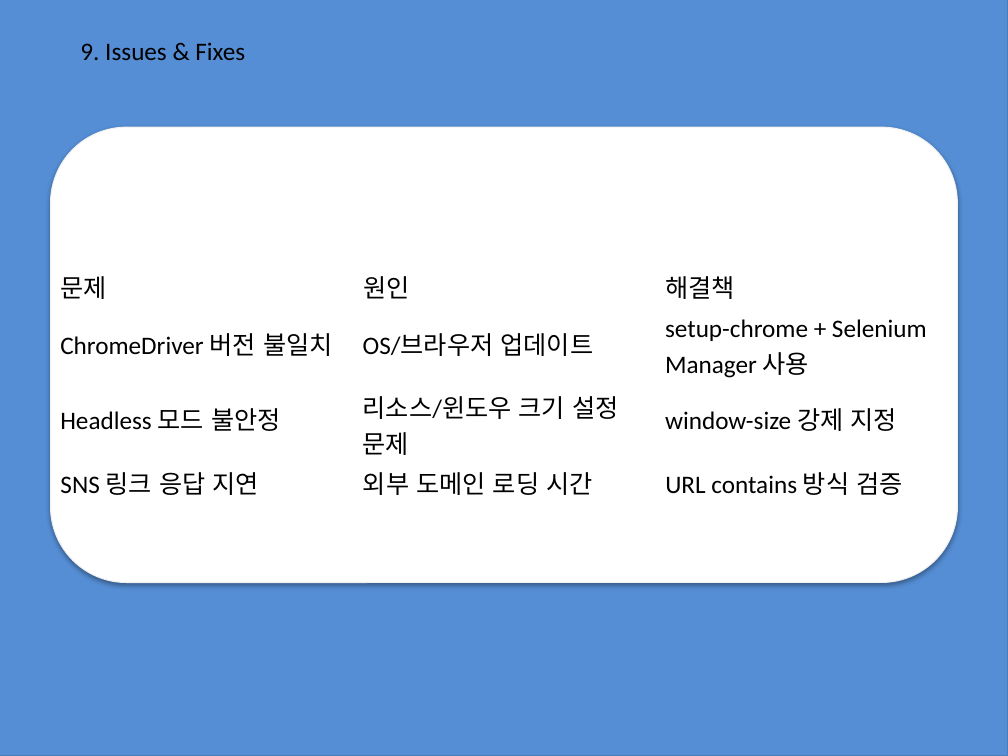
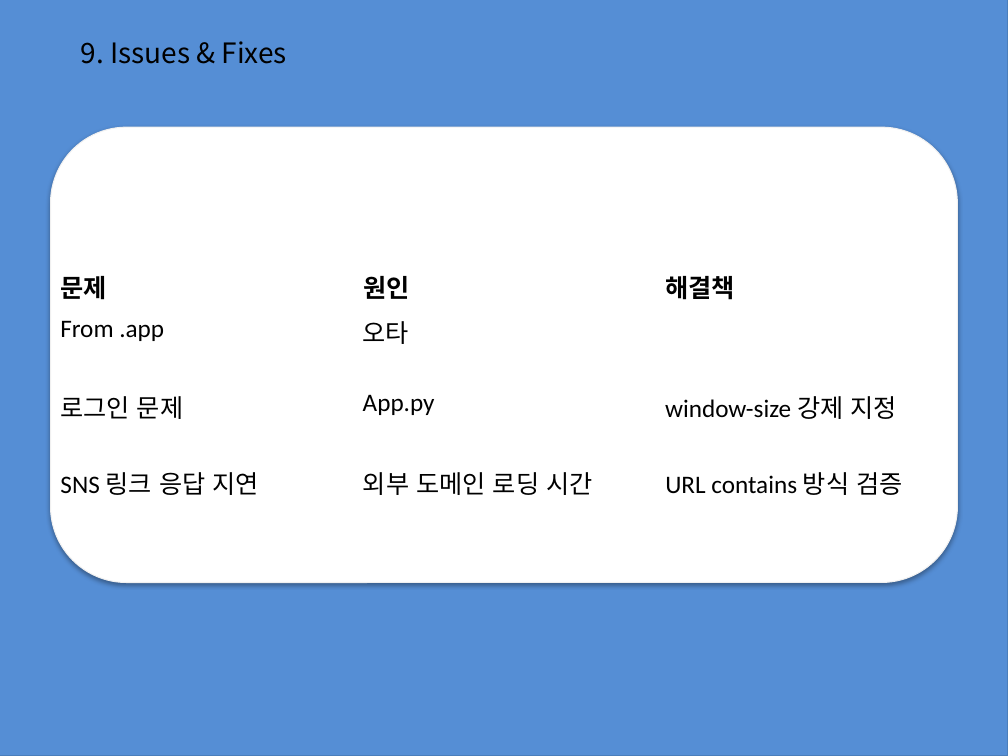
Before and after one commit to jwbaik98/project, a slide deck: slide 22 of 2조 프로젝트 과제(제작중).pptx (slide 23 before the commit). Drawn at 1008x756 pixels with LibreOffice and Linux fonts; fonts in the diff are those of the drawing. Boxes give left, top, right and bottom in pixels: in the first picture for what was removed or moved away, otherwise in the second. Text is boxed around its words. In the diff, an @@ line names an element or a change of style, - is before the commit and + after.

```diff
--- a/2조 프로젝트 과제(제작중).pptx
+++ b/2조 프로젝트 과제(제작중).pptx
@@ text "9. Issues & Fixes" at (80, 41, 287, 64): size 18 to 20 pt, font Calibri to Noto Sans CJK KR @@
@@ table at (50, 263, 958, 304) @@
@@ bold on @@
@@ table at (50, 308, 958, 349) @@
-row 1: ChromeDriver 버전 불일치 | OS/브라우저 업데이트 | setup-chrome + Selenium Manager 사용
+row 1: From .app | 오타 | 
@@ table at (50, 383, 958, 423) @@
-row 1, column 1: Headless 모드 불안정
+row 1, column 1: 로그인 문제
-row 1, column 2: 리소스/윈도우 크기 설정 문제
+row 1, column 2: App.py
```
Also in this commit, not shown: 17 other slides changed, 1 slide removed.
